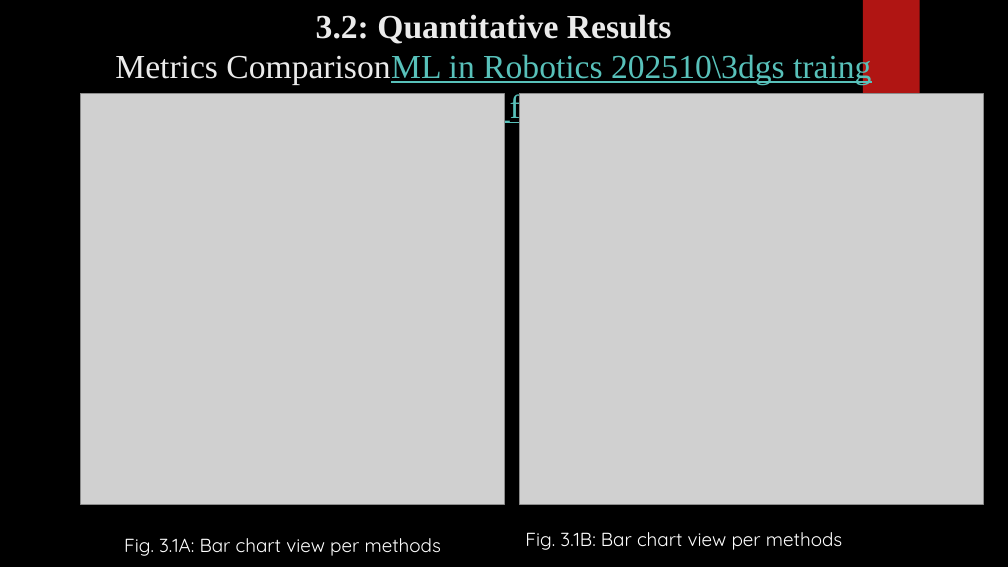
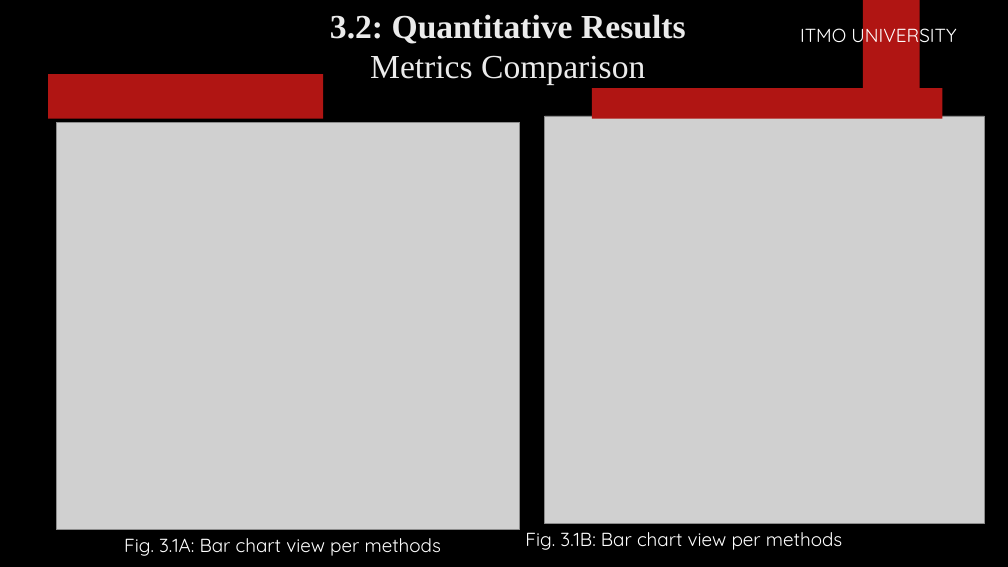
Before and after one commit to PrinssAlex/3dgs-dynamic-masking-47, a slide deck: slide 10 of 3D Gaussian_Splatting via Masking Dynamic Objects.pptx. Drawn at 1008x567 pixels with LibreOffice and Linux fonts; fonts in the diff are those of the drawing; grey boxes stand for pictures; background and template pictures are left out. Boxes give left, top, right and bottom in pixels: in the first picture for what was removed or moved away, otherwise in the second. Text is boxed around its words. In the diff, an @@ line names an element or a change of style, - is before the commit and + after.

Commit message:
UPDATED METRIC EVALUATION

```diff
--- a/3D Gaussian_Splatting via Masking Dynamic Objects.pptx
+++ b/3D Gaussian_Splatting via Masking Dynamic Objects.pptx
@@ title at [330, 14, 686, 85]: text changed; text colour #58C1BA to #EBEBEB; bold on @@
-3.2: Quantitative Results
-Metrics ComparisonML in Robotics 202510\3dgs traing Results\comparison_figures_actual.png
+3.2: Quantitative Results
+Metrics Comparison
@@ text added at [800, 22, 956, 48], 18 pt, text #FFFFFF @@
+ITMO UNIVERSITY
@@ rectangle added at [48, 74, 324, 119], fill #B01513 @@
@@ rectangle added at [592, 88, 943, 118], fill #B01513 @@
@@ picture: place and size @@
-picture at [520, 94, 983, 505]
+picture at [544, 116, 985, 523]
@@ picture: place and size @@
-picture at [80, 94, 504, 505]
+picture at [57, 123, 520, 530]
```
Also in this commit, not shown: 3 other slides changed.
